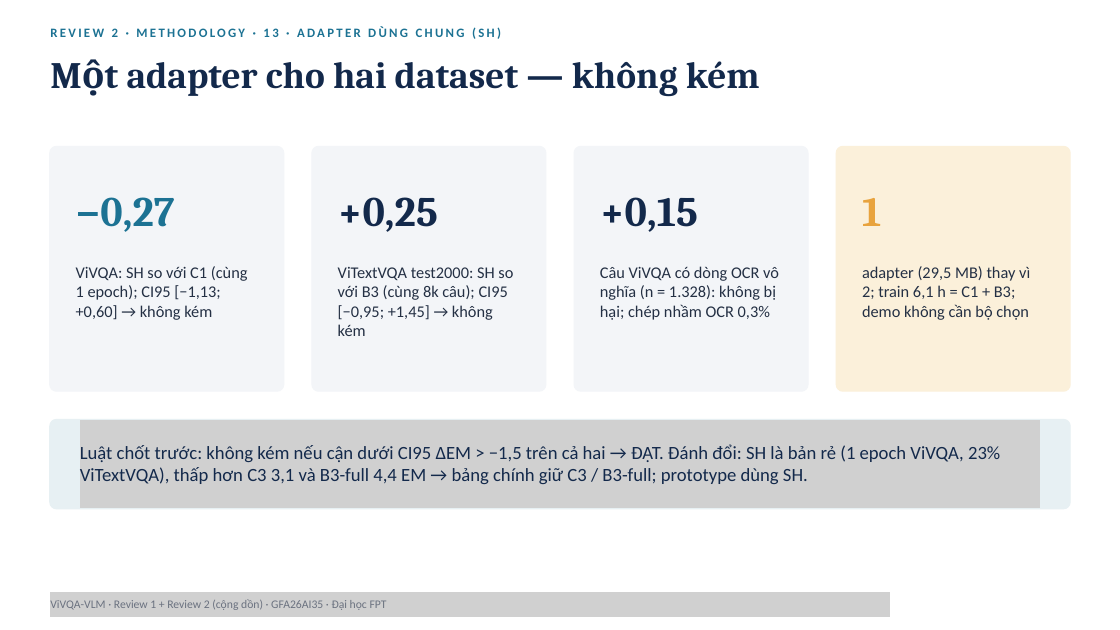
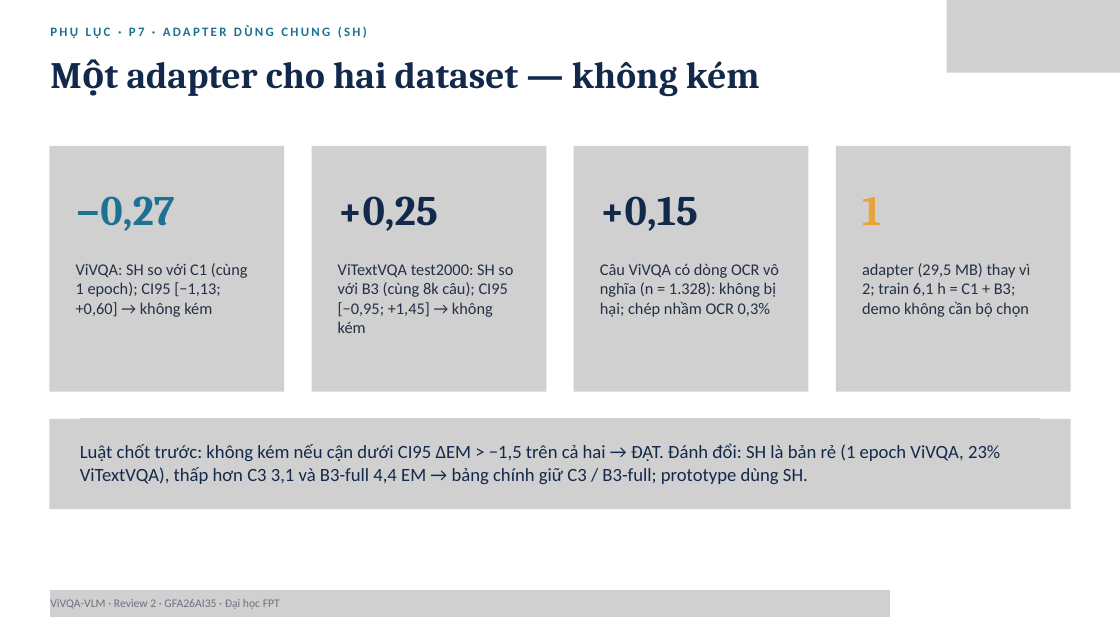
Before and after one commit to PLHGNAOH/ViVQA-VLM, a slide deck: slide 41 of docs/04_slides/cumulative/ViVQA-VLM_Review1-2_KLTN.pptx (slide 40 before the commit). Drawn at 1120x630 pixels with LibreOffice and Linux fonts; fonts in the diff are those of the drawing; grey boxes stand for pictures. Boxes give left, top, right and bottom in pixels: in the first picture for what was removed or moved away, otherwise in the second. Text is boxed around its words. In the diff, an @@ line names an element or a change of style, - is before the commit and + after.

```diff
--- a/docs/04_slides/cumulative/ViVQA-VLM_Review1-2_KLTN.pptx
+++ b/docs/04_slides/cumulative/ViVQA-VLM_Review1-2_KLTN.pptx
@@ text at [50, 25, 367, 38]: text changed @@
-REVIEW 2 · METHODOLOGY · 13 · ADAPTER DÙNG CHUNG (SH)
+PHỤ LỤC · P7 · ADAPTER DÙNG CHUNG (SH)
@@ picture added at [947, 0, 1120, 73] @@
@@ picture added at [49, 146, 284, 392] @@
@@ freeform shape removed at [50, 146, 284, 391] @@
@@ picture added at [311, 146, 546, 392] @@
@@ freeform shape removed at [312, 146, 546, 391] @@
@@ picture added at [573, 146, 808, 392] @@
@@ freeform shape removed at [574, 146, 808, 391] @@
@@ freeform shape removed at [836, 146, 1070, 391] @@
@@ picture added at [836, 146, 1071, 392] @@
@@ picture added at [49, 419, 1071, 509] @@
@@ freeform shape removed at [50, 419, 1070, 509] @@
@@ picture added at [80, 418, 1040, 508] @@
@@ text at [50, 599, 280, 609]: text changed @@
-ViVQA-VLM · Review 1 + Review 2 (cộng dồn) · GFA26AI35 · Đại học FPT
+ViVQA-VLM · Review 2 · GFA26AI35 · Đại học FPT
@@ picture added at [50, 590, 890, 617] @@
```
Also in this commit, not shown: 37 other slides changed, 4 slides added, 6 slides removed, 3 other files.
